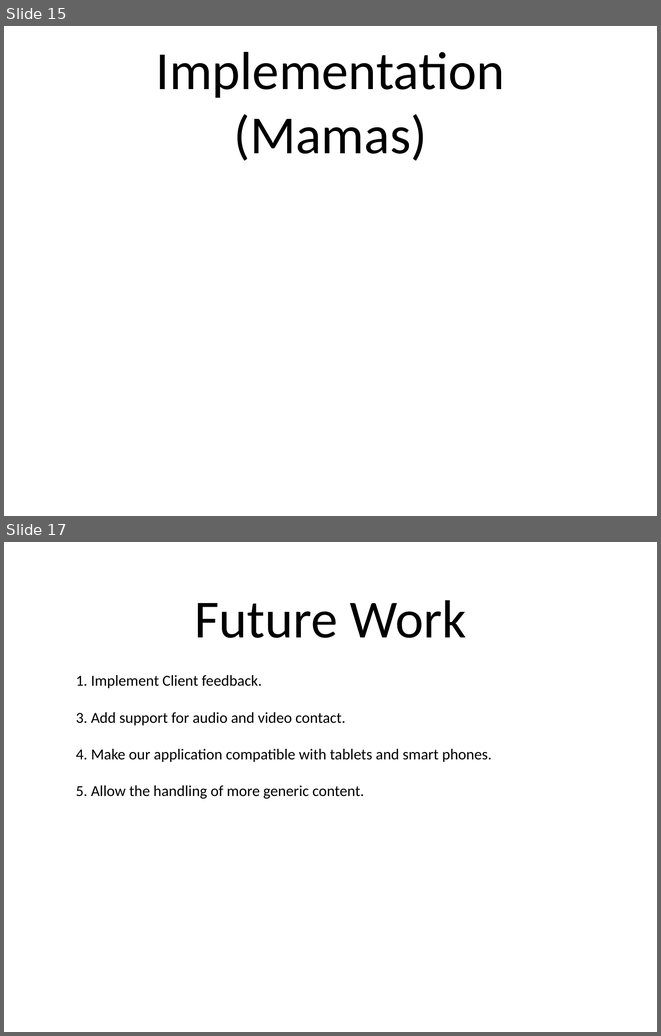
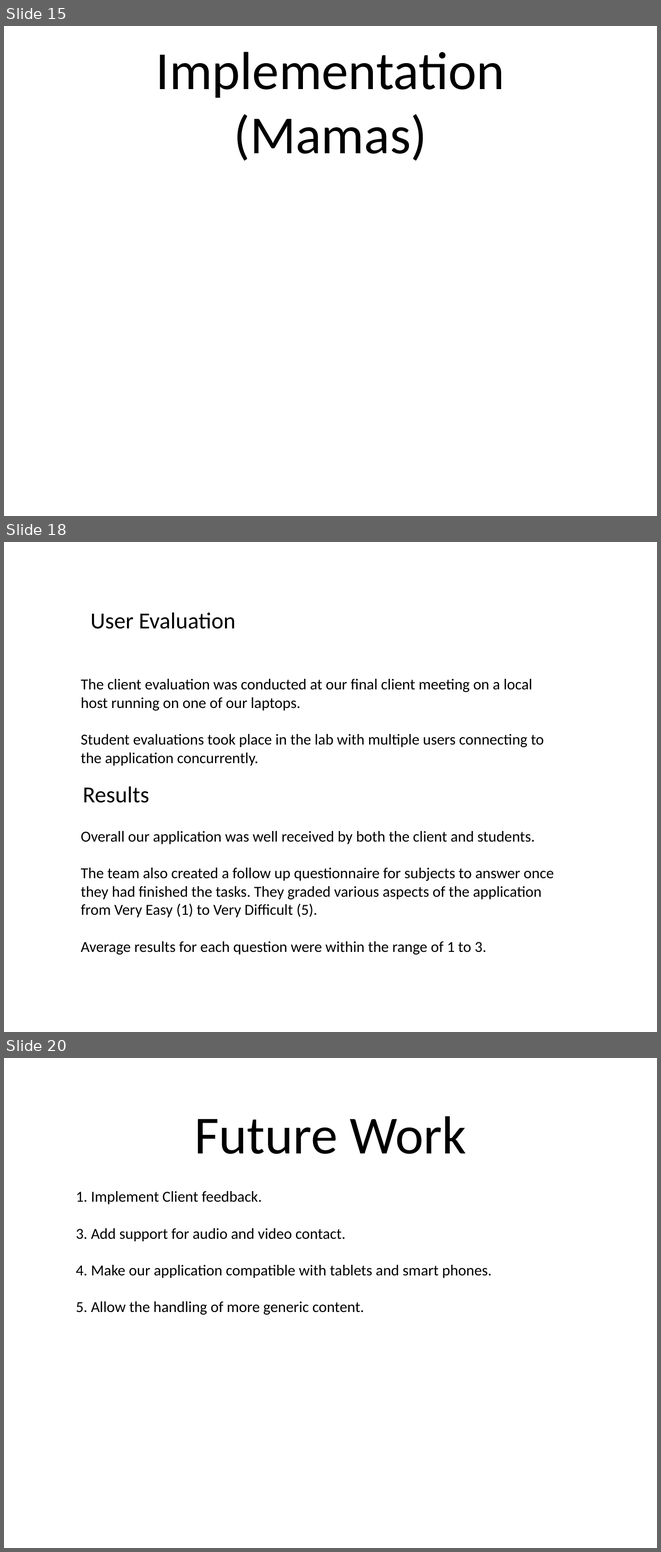
Before and after one commit to Stringsy/team-project, a slide deck: Documentation/Team V Project Presentation.ppt. Shown one above the other, each under a label of ours: slides 15 and 17 before the commit, slides 15, 18 and 20 after it; the slides between them are not shown. The pictures are 661x1036 and 661x1552 pixels, drawn with LibreOffice and Linux fonts; fonts in the diff are those of the drawing. Boxes give left, top, right and bottom in pixels: in the first picture for what was removed or moved away, otherwise in the second. Text is boxed around its words. In the diff, an @@ line names an element or a change of style, - is before the commit and + after.

```diff
--- a/Documentation/Team V Project Presentation.ppt
+++ b/Documentation/Team V Project Presentation.ppt
@@ slide 18 added at box(4, 542, 657, 1032), background #FFFFFF @@
@@ title added at box(90, 612, 236, 629), 36 pt, text #000000 @@
+User Evaluation
@@ text added at box(81, 679, 544, 766), 24 pt, text #000000 @@
+The client evaluation was conducted at our final client meeting on a local host running on one of our laptops.
+Student evaluations took place in the lab with multiple users connecting to the application concurrently.
@@ text added at box(83, 786, 149, 803), 36 pt, text #000000 @@
+Results
@@ text added at box(81, 831, 554, 954), 24 pt, text #000000 @@
+Overall our application was well received by both the client and students.
+The team also created a follow up questionnaire for subjects to answer once they had finished the tasks. They graded various aspects of the application from Very Easy (1) to Very Difficult (5).
+Average results for each question were within the range of 1 to 3.
@@ what was slide 17 is now slide 20 @@
```
Also in this commit, not shown: 1 slide changed, 2 other slides added.
